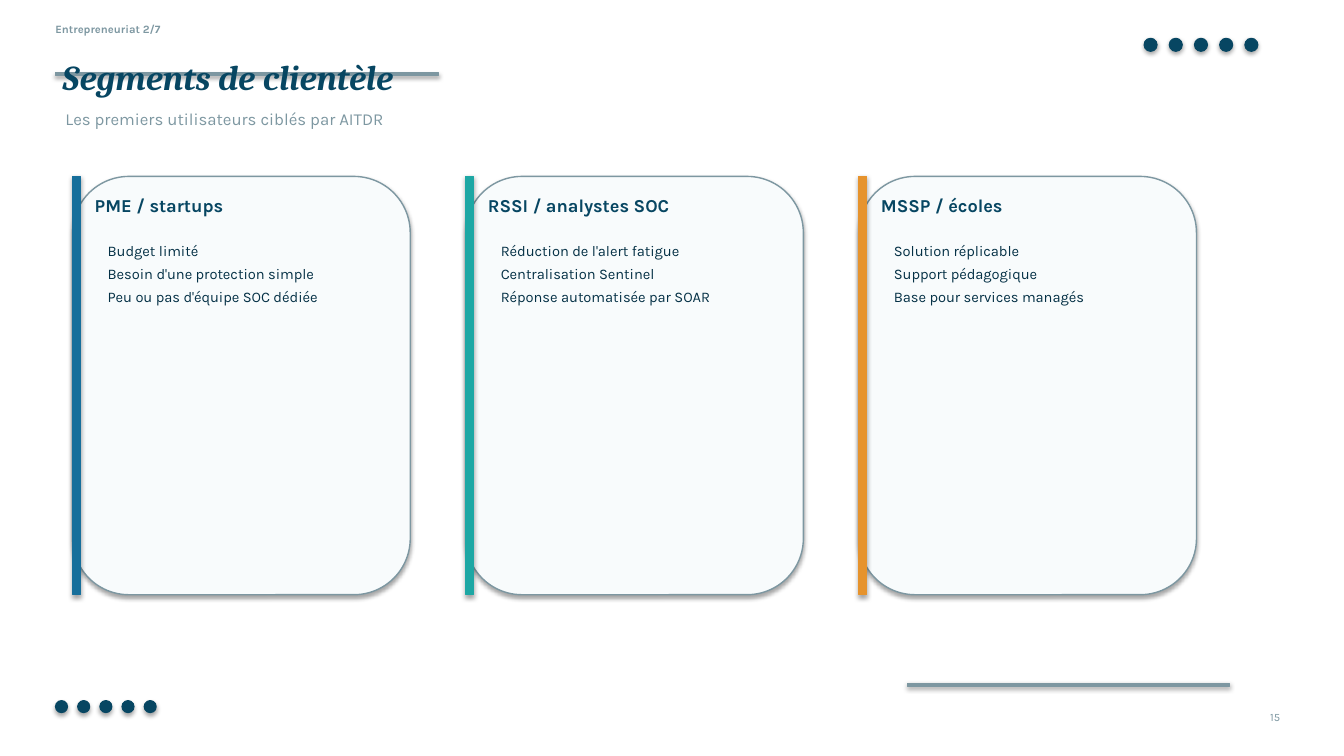
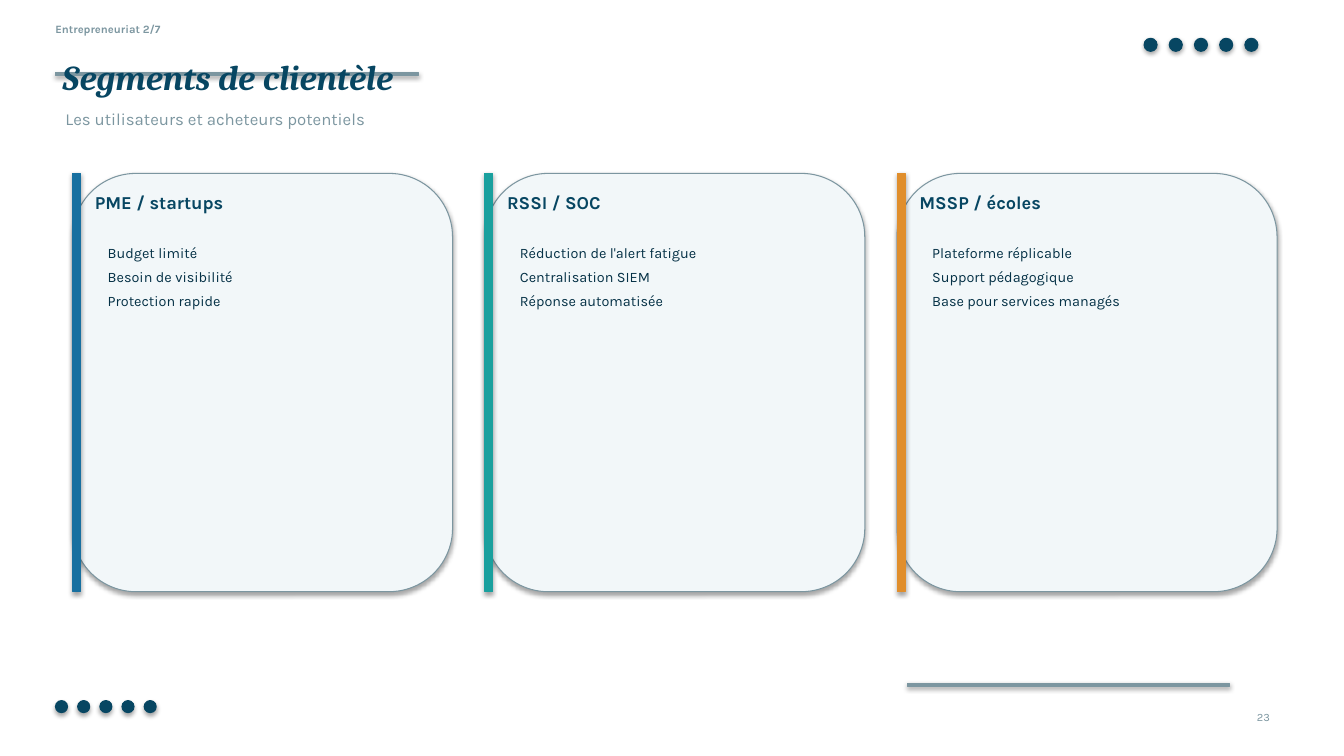
Before and after one commit to slayqueearikma-beep/test, a slide deck: slide 23 of presentation/AITDR_completed_after_slide_13.pptx (slide 15 before the commit). Drawn at 1344x756 pixels with LibreOffice and Linux fonts; fonts in the diff are those of the drawing. Boxes give left, top, right and bottom in pixels: in the first picture for what was removed or moved away, otherwise in the second. Text is boxed around its words. In the diff, an @@ line names an element or a change of style, - is before the commit and + after.

```diff
--- a/presentation/AITDR_completed_after_slide_13.pptx
+++ b/presentation/AITDR_completed_after_slide_13.pptx
@@ rectangle resized from (x1=55, y1=73, x2=439, y2=76) to (x1=55, y1=73, x2=418, y2=76) @@
@@ rectangle at (x1=55, y1=73, x2=418, y2=76): fill #7D97A1 to #7C96A0; outline #7D97A1 0.75 pt to #7C96A0 0.75 pt @@
@@ text at (x1=65, y1=113, x2=364, y2=129): text changed; text colour #7D97A1 to #7C96A0 @@
-Les premiers utilisateurs ciblés par AITDR
+Les utilisateurs et acheteurs potentiels
@@ rectangle at (x1=73, y1=173, x2=81, y2=592): fill #176F9B to #1870A0; outline #176F9B 0.75 pt to #1870A0 0.75 pt @@
@@ rounded rectangle resized from (x1=73, y1=176, x2=410, y2=595) to (x1=73, y1=173, x2=453, y2=592) @@
@@ rectangle moved from (x1=466, y1=176, x2=474, y2=595) to (x1=485, y1=173, x2=493, y2=592) @@
@@ rectangle at (x1=485, y1=173, x2=493, y2=592): fill #1DA7A4 to #1AA09E; outline #1DA7A4 0.75 pt to #1AA09E 0.75 pt @@
@@ rounded rectangle resized from (x1=466, y1=176, x2=804, y2=595) to (x1=485, y1=173, x2=865, y2=592) @@
@@ fill #F8FBFC to #F2F7F9; outline #7D97A1 1 pt to #7C96A0 0.75 pt in 3 elements at (x1=73, y1=173, x2=453, y2=592), (x1=485, y1=173, x2=865, y2=592), (x1=897, y1=173, x2=1277, y2=592) @@
@@ rectangle moved from (x1=859, y1=176, x2=867, y2=595) to (x1=897, y1=173, x2=905, y2=592) @@
@@ rectangle at (x1=897, y1=173, x2=905, y2=592): fill #E6932D to #E08E2C; outline #E6932D 0.75 pt to #E08E2C 0.75 pt @@
@@ rounded rectangle resized from (x1=859, y1=176, x2=1197, y2=595) to (x1=897, y1=173, x2=1277, y2=592) @@
@@ text at (x1=507, y1=197, x2=600, y2=210): text changed @@
-RSSI / analystes SOC
+RSSI / SOC
@@ text "MSSP / écoles" moved from (x1=881, y1=198, x2=1002, y2=213) to (x1=919, y1=195, x2=1041, y2=210) @@
@@ text "Réduction de l'alert fatigue" moved from (x1=501, y1=245, x2=710, y2=306) to (x1=520, y1=247, x2=696, y2=310) @@
@@ text "Plateforme réplicable" moved from (x1=894, y1=245, x2=1084, y2=306) to (x1=932, y1=247, x2=1120, y2=310) @@
@@ text at (x1=108, y1=247, x2=197, y2=262): size 10.5 to 10.3 pt in "Budget limité"; more space between paragraphs @@
@@ text at (x1=520, y1=247, x2=696, y2=262): size 10.5 to 10.3 pt in "Réduction de l'alert fatigue"; more space between paragraphs @@
@@ text at (x1=932, y1=247, x2=1072, y2=262): text changed; size 10.5 to 10.3 pt @@
-Solution réplicable
+Plateforme réplicable
@@ text at (x1=108, y1=271, x2=232, y2=310): text changed; size 10.5 to 10.3 pt @@
-Besoin d'une protection simple
-Peu ou pas d'équipe SOC dédiée
+Besoin de visibilité
+Protection rapide
@@ text at (x1=520, y1=272, x2=663, y2=310): text changed; size 10.5 to 10.3 pt @@
-Centralisation Sentinel
-Réponse automatisée par SOAR
+Centralisation SIEM
+Réponse automatisée
@@ text at (x1=932, y1=271, x2=1120, y2=310): size 10.5 to 10.3 pt in "Support pédagogique", "Base pour services managés"; more space between paragraphs @@
@@ text at (x1=1257, y1=714, x2=1270, y2=721): text changed; text colour #7D97A1 to #7C96A0 @@
-15
+23
```
Also in this commit, not shown: 12 other slides changed, 25 slides added, 14 slides removed.
